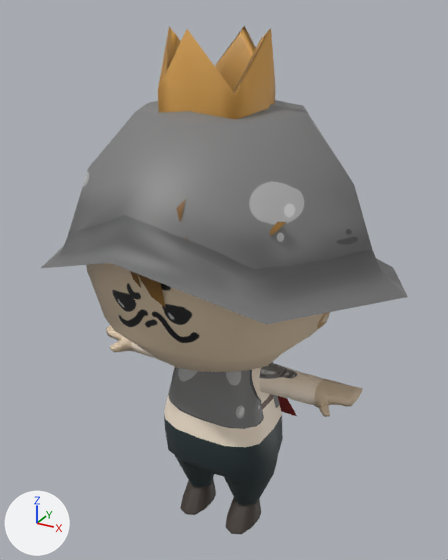
Renders of the FBX model Maya/Characters/3D Object/guard_model.fbx from each side of a commit.
Camera for both pictures: a 50 mm lens placed at (0.0552, -0.0999, 0.1083), pointed at (-0.0007, 0.0018, 0.0575). Every picture has the same lights, and +X, +Y and +Z are marked at lower left. Where no turn or scale is listed for an object, it has been applied to the vertices.

Objects in the first picture: 'cape', 'crown', 'helmet', 'main_model', 'pPlane1', 'pPlane2', 'pPlane5', 'pPlane6'.
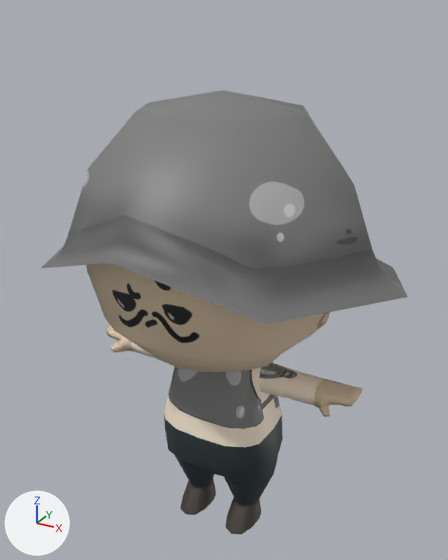
Edits to the bpy script that builds the scene:
```text
Remove ob_pplane5:
    ob_pplane5 = bpy.data.objects.new('pPlane5', me_mesh_005)
    ob_pplane5.location = (0.0177, -0.0198, 0.0776)
Remove ob_pplane1:
    ob_pplane1 = bpy.data.objects.new('pPlane1', me_mesh_001)
    ob_pplane1.location = (0.0026, -0.0301, 0.071)
Remove ob_crown:
    ob_crown = bpy.data.objects.new('crown', me_mesh_009)
    ob_crown.location = (0.0, -0.0016, 0.0984)
Remove ob_pplane2:
    ob_pplane2 = bpy.data.objects.new('pPlane2', me_mesh_002)
    ob_pplane2.location = (-0.0017, -0.0282, 0.0712)
Remove ob_pplane6:
    ob_pplane6 = bpy.data.objects.new('pPlane6', me_mesh_006)
    ob_pplane6.location = (0.0049, -0.0262, 0.0794)
Remove ob_cape:
    ob_cape = bpy.data.objects.new('cape', me_mesh_010)
    ob_cape.location = (0.0296, 0.0412, -0.072)
```

Boxes (x1, y1, x2, y2) around the edits, measured in the pictures (448 x 560 px):
'crown', deleted (brown)
    before: (158, 26, 275, 119)
'pPlane1', deleted
    before: (138, 274, 166, 308)
'cape', deleted
    before: (278, 396, 297, 416)
'pPlane5', deleted
    before: (270, 222, 286, 236)
'pPlane6', deleted
    before: (176, 199, 186, 222)
'pPlane2', deleted
    before: (130, 271, 141, 288)
